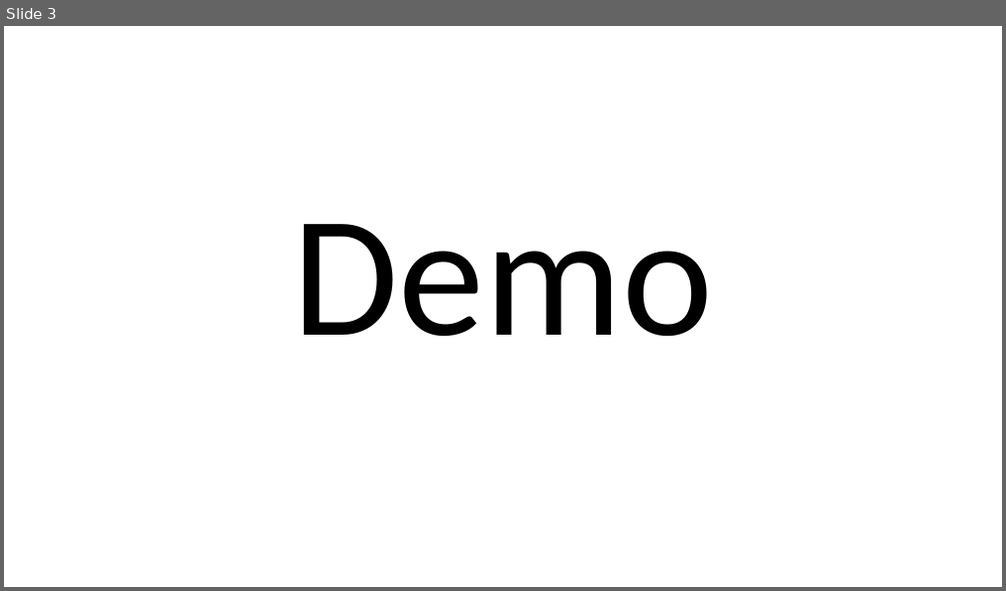
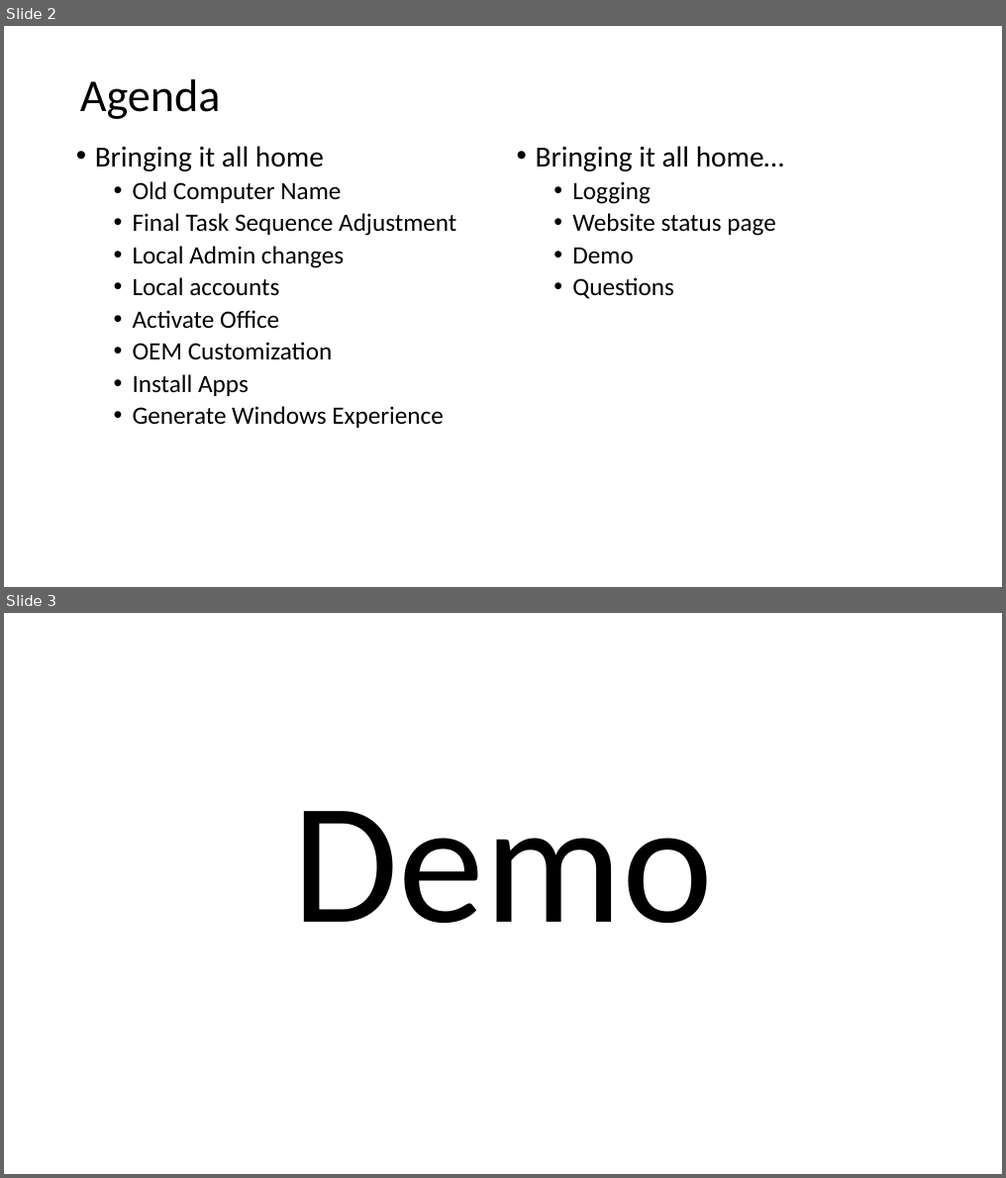
Before and after one commit to fydexx/HECC-2018, a slide deck: Part_02/Section03.pptx. Shown one above the other, each under a label of ours: slide 3 before the commit, slides 2 and 3 after it. The pictures are 1006x591 and 1006x1178 pixels, drawn with LibreOffice and Linux fonts; fonts in the diff are those of the drawing. Boxes give left, top, right and bottom in pixels: in the first picture for what was removed or moved away, otherwise in the second. Text is boxed around its words. In the diff, an @@ line names an element or a change of style, - is before the commit and + after.

```diff
--- a/Part_02/Section03.pptx
+++ b/Part_02/Section03.pptx
@@ slide 2 added at [4, 26, 1002, 587], background #FFFFFF @@
@@ title added at [80, 79, 221, 119], 44 pt, text #000000 @@
+Agenda
@@ text added at [95, 146, 456, 428], 24 pt, text #000000 @@
+• Bringing it all home
+  • Old Computer Name
+  • Final Task Sequence Adjustment
+  • Local Admin changes
+  • Local accounts
+  • Activate Office
+  • OEM Customization
+  • Install Apps
+  • Generate Windows Experience
@@ text added at [536, 146, 784, 299], 24 pt, text #000000 @@
+• Bringing it all home…
+  • Logging
+  • Website status page
+  • Demo
+  • Questions
```
Also in this commit, not shown: 1 slide changed, 1 slide removed.
